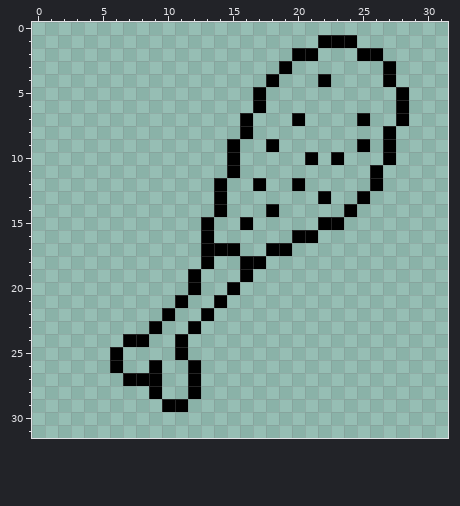
Pixel-art sprite, stored at Assets/Sprites/Items/item_chicken.png. The picture above was drawn from the file before the commit.
The file is 192x192 pixels, drawn in blocks of 6x6; one block is one cell here.
The result:
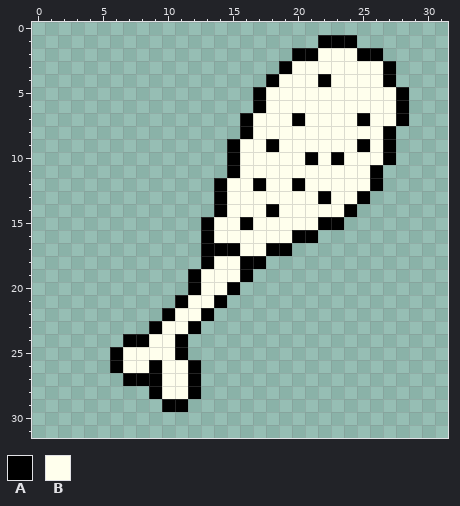
Palette (. is transparent): A #000000  B #ffffed
What changed:
Changed rows in their new state; - is an unchanged pixel.
first column x 7:
 2 ---------------BBB---
 3 -------------BBBBBBB-
 4 ------------BBB-BBBB-
 5 -----------BBBBBBBBBB
 6 -----------BBBBBBBBBB
 7 ----------BBB-BBBB-BB
 8 ----------BBBBBBBBBB-
 9 ---------BB-BBBBBB-B-
10 ---------BBBBB-B-BBB-
11 ---------BBBBBBBBBB--
12 --------BB-BB-BBBBB--
13 --------BBBBBBB-BB---
14 --------BBB-BBBBB----
15 -------BB-BBBBB------
16 -------BBBBBB--------
17 ---------BB----------
18 -------BB------------
19 ------BBB------------
20 ------BB-------------
21 -----BB--------------
22 ----BB---------------
23 ---BB----------------
24 --BB-----------------
25 BBBB-----------------
26 BB-BB----------------
27 ---BB----------------
28 ---BB----------------
Boxes around the changes in both pictures, in picture pixels (x1, y1, x2, y2):
added: (123, 48, 396, 399)
